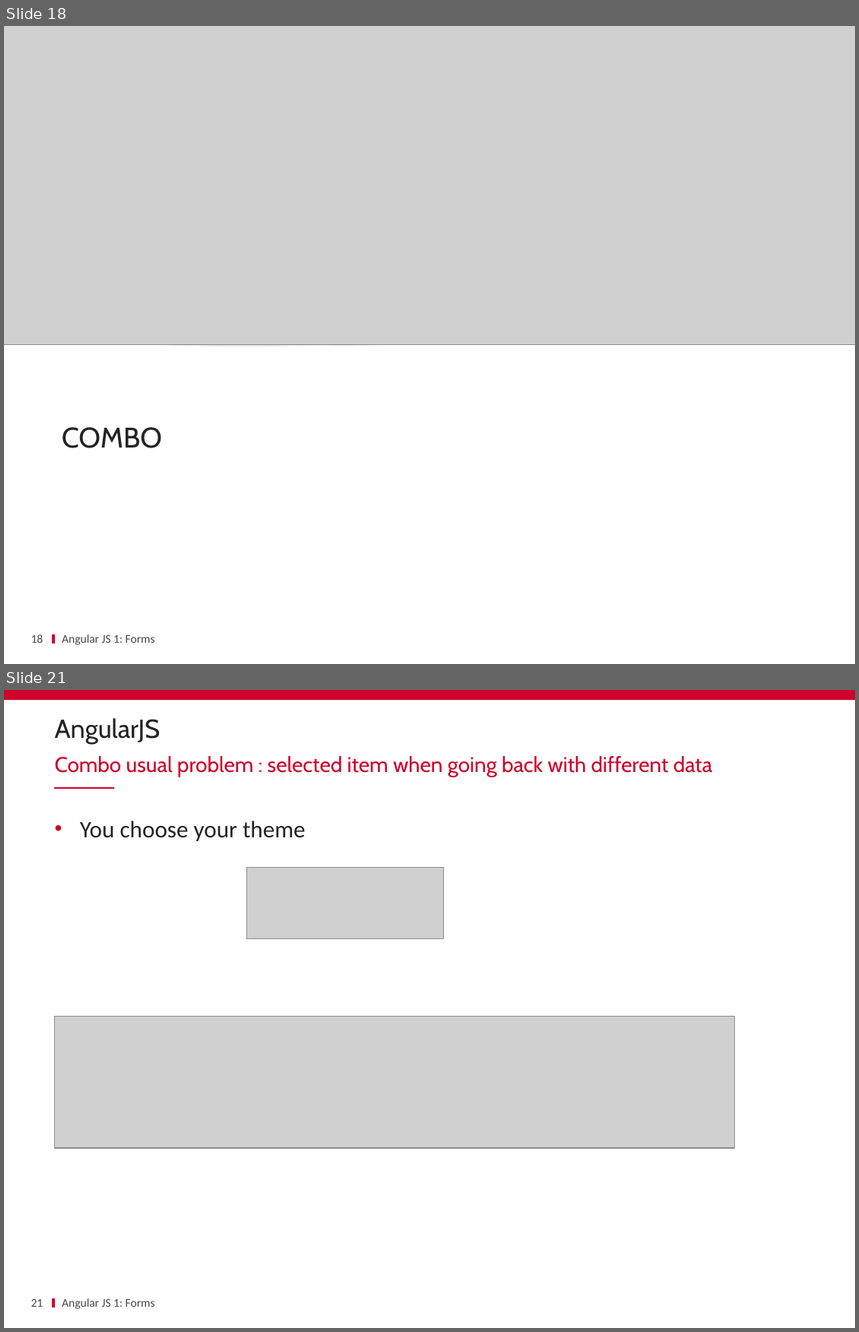
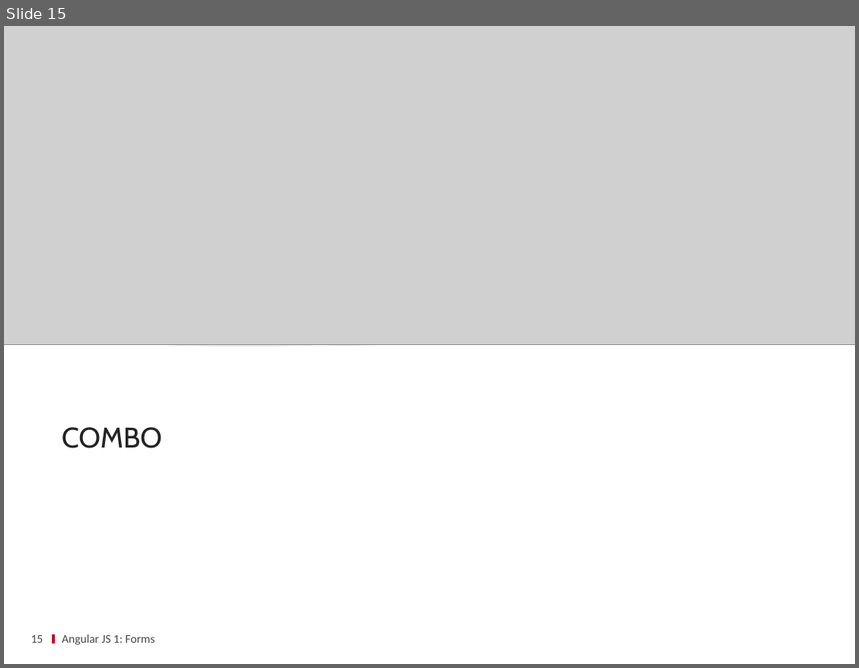
Before and after one commit to ycintre/formation-angularjs, a slide deck: 07 Forms & Validation/Forms & Validation.pptx. Shown one above the other, each under a label of ours: slides 18 and 21 before the commit, slide 15 after it; the slides between them are not shown. The pictures are 859x1332 and 859x668 pixels, drawn with LibreOffice and Linux fonts; fonts in the diff are those of the drawing; grey boxes stand for pictures; background and template pictures are left out. Boxes give left, top, right and bottom in pixels: in the first picture for what was removed or moved away, otherwise in the second. Text is boxed around its words. In the diff, an @@ line names an element or a change of style, - is before the commit and + after.

```diff
--- a/07 Forms & Validation/Forms & Validation.pptx
+++ b/07 Forms & Validation/Forms & Validation.pptx
@@ slide 21 removed at (4,690,855,1328), background #FFFFFF; not listed: 1 template element that a slide beside it also shows @@
@@ rectangle removed at (4,690,855,700) @@
@@ title removed at (55,718,161,744) @@
-AngularJS
@@ text removed at (55,756,713,777) @@
-Combo usual problem : selected item when going back with different data
@@ line removed from (54, 788) to (113, 788) @@
@@ text removed at (80,821,306,841) @@
-• You choose your theme
@@ picture removed at (246,868,443,939) @@
@@ picture removed at (55,1016,735,1148) @@
@@ page number removed at (31,1300,44,1307) @@
-21
@@ text removed at (62,1299,155,1309) @@
-Angular JS 1: Forms
@@ what was slide 18 is now slide 15 @@
@@ page number at (31,636,44,643): text changed @@
-18
+15
```
Also in this commit, not shown: 4 slides changed, 7 other slides removed.
